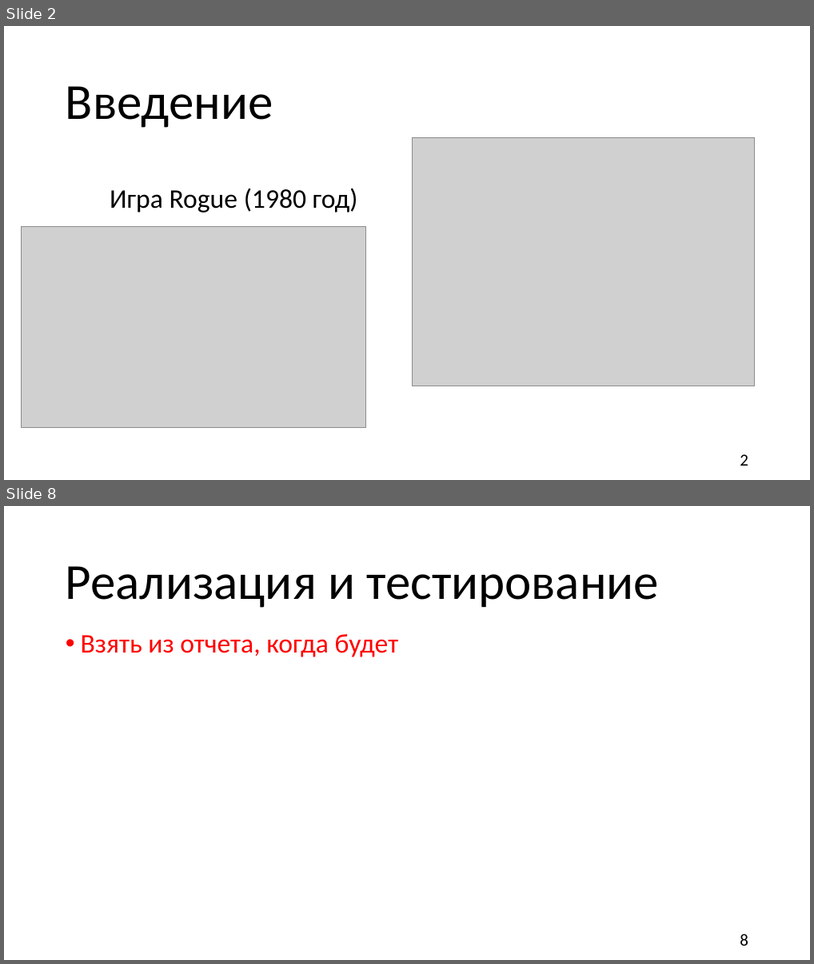
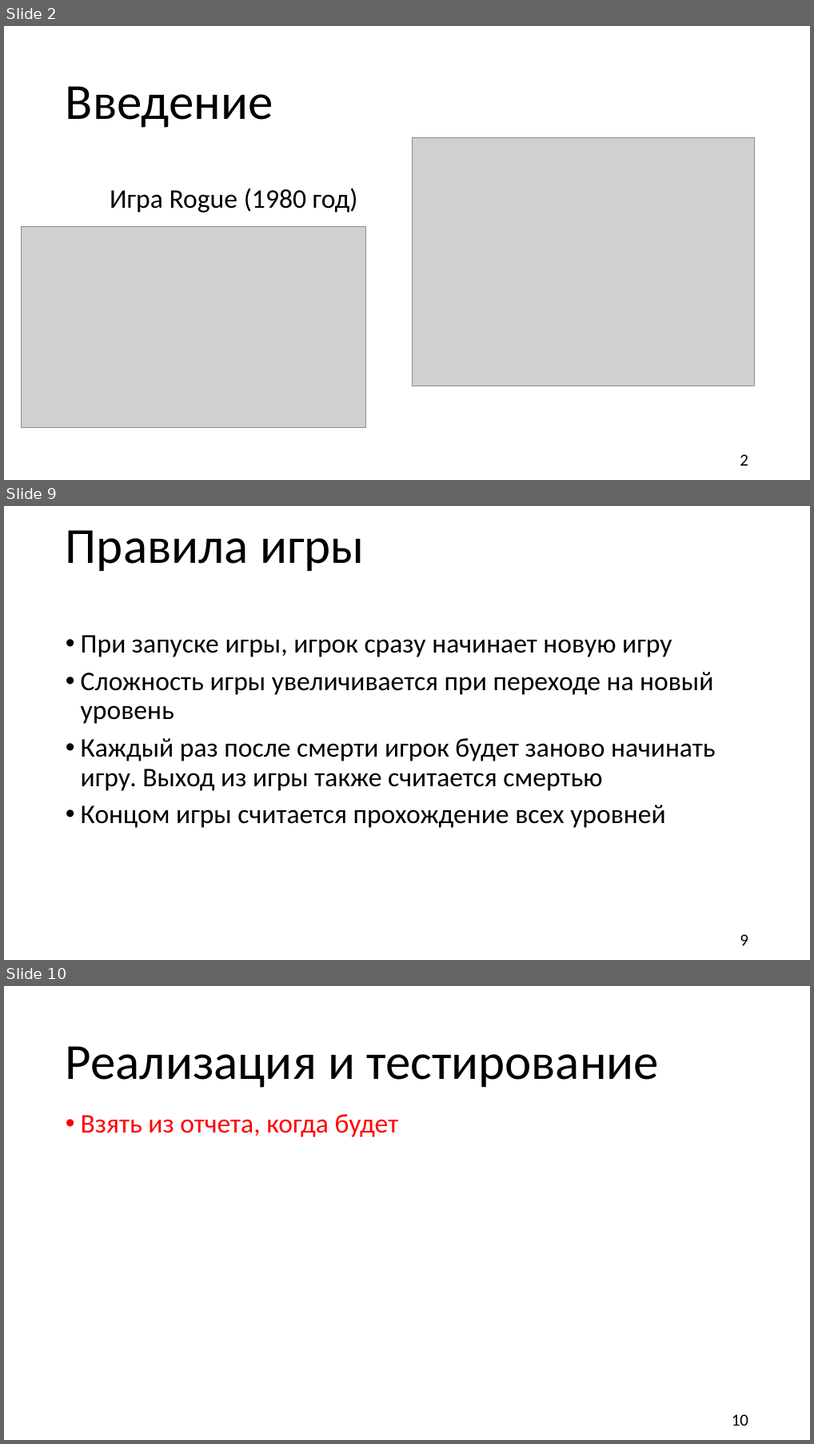
Before and after one commit to TiltInteractive/The-game-Resperation-, a slide deck: Б9121-09.03.03пикд_команда_4_презентация.pptx. Shown one above the other, each under a label of ours: slides 2 and 8 before the commit, slides 2, 9 and 10 after it; the slides between them are not shown. The pictures are 814x964 and 814x1444 pixels, drawn with LibreOffice and Linux fonts; fonts in the diff are those of the drawing; grey boxes stand for pictures; background and template pictures are left out. Boxes give left, top, right and bottom in pixels: in the first picture for what was removed or moved away, otherwise in the second. Text is boxed around its words. In the diff, an @@ line names an element or a change of style, - is before the commit and + after.

```diff
--- a/Б9121-09.03.03пикд_команда_4_презентация.pptx
+++ b/Б9121-09.03.03пикд_команда_4_презентация.pptx
@@ slide 9 added at (4,506,810,960), background picture (left out) @@
@@ title added at (66,530,365,571), 60 pt, text #000000 @@
+Правила игры
@@ text added at (81,635,716,828), 32 pt, text #000000 @@
+• При запуске игры, игрок сразу начинает новую игру
+• Сложность игры увеличивается при переходе на новый уровень
+• Каждый раз после смерти игрок будет заново начинать игру. Выход из игры также считается смертью
+• Концом игры считается прохождение всех уровней
@@ page number added at (740,934,749,945), 20 pt, text #000000 @@
+9
@@ what was slide 8 is now slide 10 @@
@@ page number at (732,1414,749,1425): text changed @@
-8
+10
```
Also in this commit, not shown: 4 slides changed, 3 other slides added, 1 slide removed, 2 other files.
